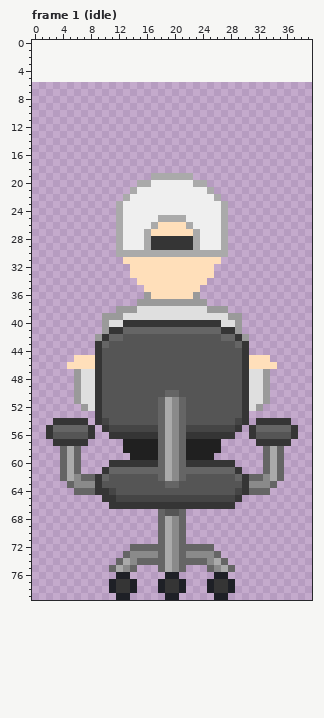
Two versions of one pixel-art file, art/character.aseprite. Above is the file before it was changed.
40x74 pixels, 6 frames. Colours within 5 levels of each other are drawn and written as one. Shown: frame 1 (idle). The old version is drawn lined up with the new one, on the new canvas. The commit also changed other frames, which this record leaves out.
The same view after the edit:
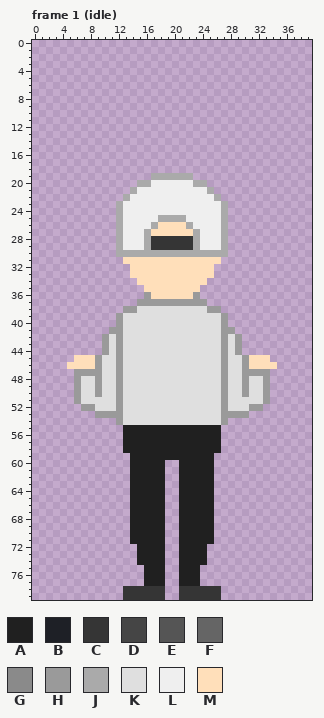
Palette (. is transparent): A #202020  B #1e2026  C #353535  D #454545  E #555555  F #656565  G #8a8a8a  H #9a9a9a  J #aaaaaa  K #dfdfdf  L #efefef  M #ffdfba
From old to new:
canvas 40x74 -> 40x80, the old top-left corner now at 0,6
Changed rows in their new state; - is an unchanged pixel.
Frame 1 (idle):
first column x 2:
38 ----------.--------------.----------
39 --------..---------------H..--------
40 --------..HKKKKKKKKKKKKKKH..--------
41 --------.HHKKKKKKKKKKKKKKHH.--------
42 -------.HKHKKKKKKKKKKKKKKHKH.-------
43 -------.HKHKKKKKKKKKKKKKKHKH.-------
44 -------.HKHKKKKKKKKKKKKKKHKH.-------
45 -------HKKHKKKKKKKKKKKKKKHKKH-------
46 -------HKKHKKKKKKKKKKKKKKHKKH-------
47 -----HHHKKHKKKKKKKKKKKKKKHKKHHH-----
48 -------HKKHKKKKKKKKKKKKKKHKKH-------
49 -------HKKHKKKKKKKKKKKKKKHKKH-------
50 -------HKKHKKKKKKKKKKKKKKHKKH-------
51 -------KKKHKKKKKKKKKKKKKKHKKK-------
52 ------HKKKHKKKKKKKKKKKKKKHKKKH------
53 -------HHHHKKKKKKKKKKKKKKHHHH-------
54 -.....-...HKKKKKKKKKKKKKKH...-.....-
55 .......-...AAAAAAAAAAAAAA...-.......
56 .......--..AAAAAAAAAAAAAA..--.......
57 -.....----------AAAA----------.....-
58 --...-----------AAAA-----------...--
59 --...-----------AAAA-----------...--
60 --...----...AAAAA..AAAAA...----...--
61 --...---....AAAAA..AAAAA....---...--
62 --..........AAAAA..AAAAA..........--
63 ---.........AAAAA..AAAAA.........---
64 ----........AAAAA..AAAAA........----
65 --------....AAAAA..AAAAA....--------
66 ---------...AAAAA..AAAAA...---------
67 ------------AAAAA..AAAAA------------
68 ------------AAAAA..AAAAA------------
69 ------------AAAAA..AAAAA------------
70 ------------AAAAA..AAAAA------------
71 ------------AAAAA..AAAAA------------
72 ------------.AAAA..AAAA.------------
73 -----------..AAAA..AAAA..-----------
74 ----------...AAAA..AAAA...----------
75 ---------....-AAA..AAA-....---------
76 ----------..--AAA..AAA--..----------
77 ---------....-AAA..AAA-....---------
78 ---------..-CCCCC..CCCCC-..---------
79 ----------.CCCCCC..CCCCCC.----------
Pixel boxes of the changes (left, top, right, bottom) in both pictures:
changed: (46, 306, 298, 600)
